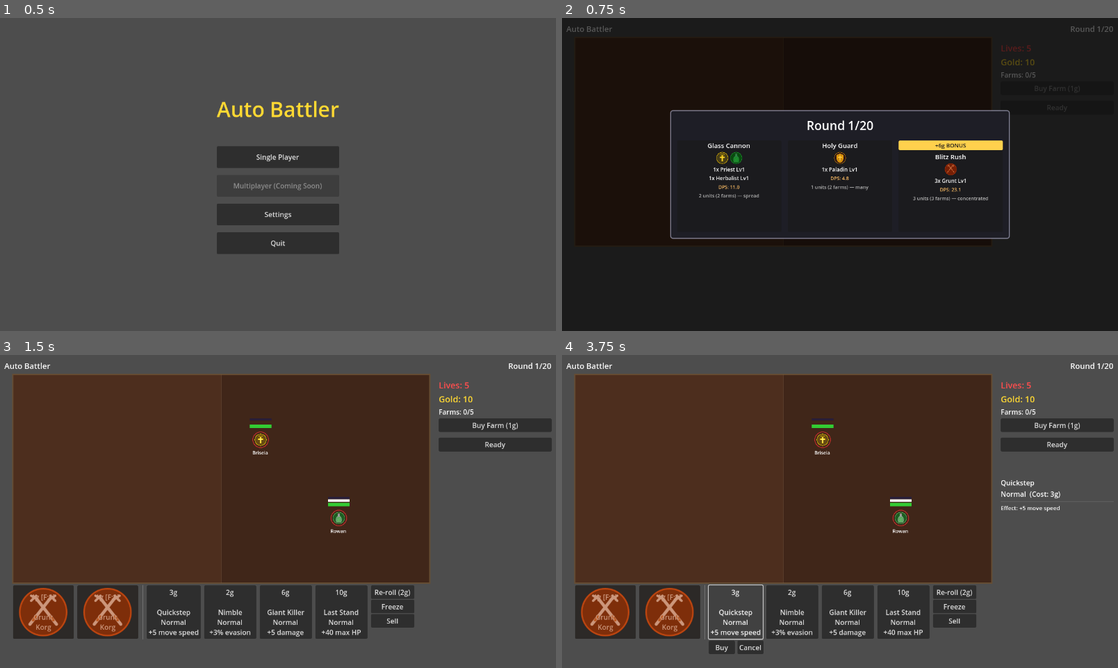
Above: before the commit, frames 1-4 (two rows, left to right).
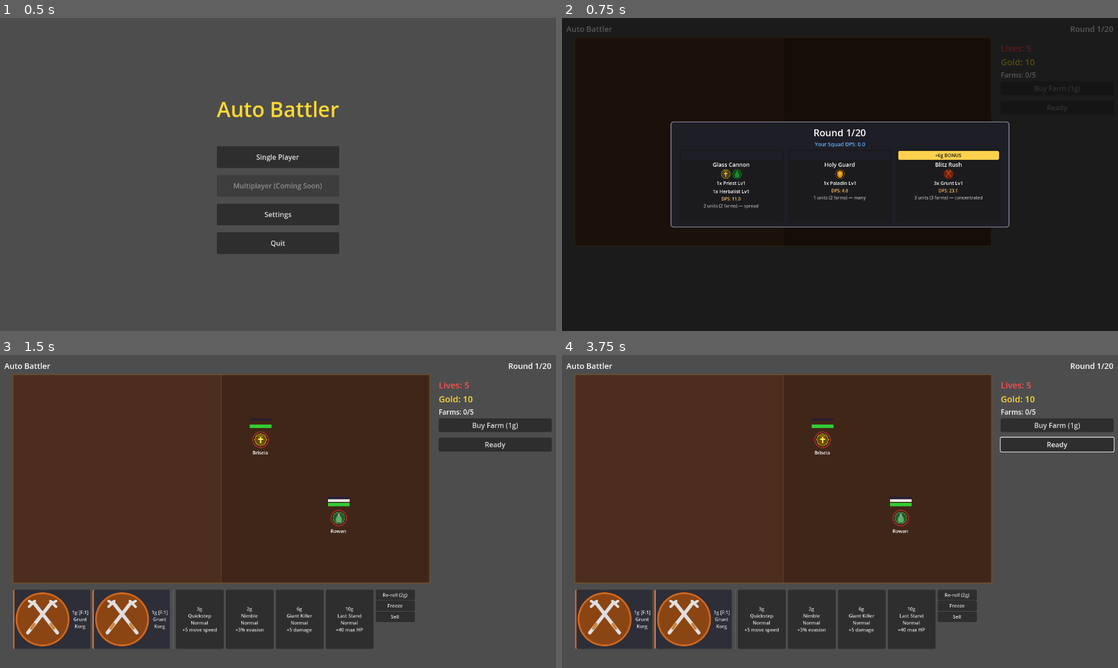
Above: after the commit, the same moments.

Repository: MarcelineVPQ/auto_battler
Game: Godot game, scene res://scenes/menu/main_menu.tscn
The game is run twice, just before and just after one commit, with the same random seed, the same clock (stepped at 60 frames per second) and the same inputs. The engine's default icon, where the game draws it, is replaced by a stand-in: a white triangle on a blue panel in a dark square.
Inputs (mouse positions are in pixels of both pictures, inside the frame that each line leads up to):
- Up to frame 1 (0.5 s): no input
- Up to frame 2 (0.75 s): click "Single Player" at 0.5 s
- Up to frame 3 (1.5 s): click (166, 524) at 1.27 s
- Up to frame 4 (3.75 s): click "Ready" at 2 s; click "Ready" at 2.75 s; click (734, 611) at 3.5 s, where only the run before the commit has a clickable "3g Quickstep Normal +5 move s…"

Frame 1 is identical in both runs. In frame 2, 6.8% of the frame differs, in the area x 19-81%, y 29-71%; in frame 3, 7.3%; in frame 4, 7.5%, in the area x 2-100%, y 26-96%.

Commit message:
Improve wave select UI fit and shop readability
- Compact wave panel: smaller fonts, margins, and spacing to prevent overflow
- Add squad DPS display on wave select screen
- Align wave cards with matching spacer bar for non-bonus cards
- Fix combat log text wrapping and width overflow
- Shrink shop bar buttons and font sizes for better fit
- Replace hero card color tinting with styled left border accent

Co-Authored-By: Claude Opus 4.6 <noreply@anthropic.com>

Diff:
--- a/scripts/main.gd
+++ b/scripts/main.gd
@@ -136,6 +136,7 @@
 var wave_overlay: ColorRect
 var wave_panel: PanelContainer
 var wave_title: Label
+var wave_dps_label: Label
 var wave_cards_container: HBoxContainer
 var wave_options: Array[Dictionary] = []
 var _pending_bonus_gold: int = 0
@@ -251,7 +252,7 @@
 	# DPS panel — live team DPS readout below strength bar
 	dps_panel = HBoxContainer.new()
 	dps_panel.position = Vector2(55, 52)
-	dps_panel.custom_minimum_size = Vector2(960, 20)
+	dps_panel.custom_minimum_size = Vector2(900, 20)
 	dps_panel.add_theme_constant_override("separation", 0)
 	dps_panel.mouse_filter = Control.MOUSE_FILTER_IGNORE
 	ui_layer.add_child(dps_panel)
@@ -276,17 +277,18 @@
 
 	# Combat log — scrolling text at bottom-right
 	combat_log_scroll = ScrollContainer.new()
-	combat_log_scroll.position = Vector2(1010, 440)
-	combat_log_scroll.custom_minimum_size = Vector2(260, 160)
-	combat_log_scroll.size = Vector2(260, 160)
+	combat_log_scroll.position = Vector2(970, 440)
+	combat_log_scroll.custom_minimum_size = Vector2(250, 160)
+	combat_log_scroll.size = Vector2(250, 160)
 	ui_layer.add_child(combat_log_scroll)
 
 	combat_log = RichTextLabel.new()
 	combat_log.bbcode_enabled = true
 	combat_log.fit_content = true
-	combat_log.custom_minimum_size = Vector2(260, 0)
+	combat_log.autowrap_mode = TextServer.AUTOWRAP_WORD_SMART
+	combat_log.custom_minimum_size = Vector2(250, 0)
 	combat_log.scroll_active = false
-	combat_log.add_theme_font_size_override("normal_font_size", 11)
+	combat_log.add_theme_font_size_override("normal_font_size", 10)
 	combat_log_scroll.add_child(combat_log)
 
 	combat_log_scroll.visible = false
@@ -344,27 +346,34 @@
 	wave_overlay.add_child(center)
 
 	wave_panel = PanelContainer.new()
-	wave_panel.custom_minimum_size = Vector2(780, 260)
+	wave_panel.custom_minimum_size = Vector2(780, 0)
+	wave_panel.size_flags_vertical = Control.SIZE_SHRINK_CENTER
 	var panel_style := StyleBoxFlat.new()
 	panel_style.bg_color = Color(0.12, 0.12, 0.15, 1.0)
 	panel_style.border_color = Color(0.6, 0.6, 0.7, 0.8)
 	panel_style.set_border_width_all(2)
 	panel_style.set_corner_radius_all(6)
-	panel_style.set_content_margin_all(16)
+	panel_style.set_content_margin_all(10)
 	wave_panel.add_theme_stylebox_override("panel", panel_style)
 	center.add_child(wave_panel)
 
 	var vbox := VBoxContainer.new()
-	vbox.add_theme_constant_override("separation", 15)
+	vbox.add_theme_constant_override("separation", 3)
 	wave_panel.add_child(vbox)
 
 	wave_title = Label.new()
 	wave_title.horizontal_alignment = HORIZONTAL_ALIGNMENT_CENTER
-	wave_title.add_theme_font_size_override("font_size", 28)
+	wave_title.add_theme_font_size_override("font_size", 22)
 	vbox.add_child(wave_title)
 
+	wave_dps_label = Label.new()
+	wave_dps_label.horizontal_alignment = HORIZONTAL_ALIGNMENT_CENTER
+	wave_dps_label.add_theme_font_size_override("font_size", 12)
+	wave_dps_label.add_theme_color_override("font_color", Color(0.4, 0.7, 1.0))
+	vbox.add_child(wave_dps_label)
+
 	wave_cards_container = HBoxContainer.new()
-	wave_cards_container.add_theme_constant_override("separation", 15)
+	wave_cards_container.add_theme_constant_override("separation", 10)
 	wave_cards_container.alignment = BoxContainer.ALIGNMENT_CENTER
 	vbox.add_child(wave_cards_container)
 
@@ -373,13 +382,23 @@
 func _show_wave_select() -> void:
 	wave_options = _generate_wave_options()
 	wave_title.text = "Round %d/%d" % [GameManager.current_round, GameManager.MAX_ROUNDS]
+	wave_dps_label.text = "Your Squad DPS: %.1f" % _get_squad_dps()
 	_populate_wave_cards()
 	wave_overlay.visible = true
 
 func _show_wave_select_rematch() -> void:
 	wave_title.text = "Round %d/%d — Rematch" % [GameManager.current_round, GameManager.MAX_ROUNDS]
+	wave_dps_label.text = "Your Squad DPS: %.1f" % _get_squad_dps()
 	_populate_wave_cards()
 	wave_overlay.visible = true
+
+func _get_squad_dps() -> float:
+	var total := 0.0
+	for entry in player_squad:
+		if entry.has("stats"):
+			var s: Dictionary = entry.stats
+			total += s.get("damage", 0) * s.get("attacks_per_second", 0.5)
+	return total
 
 func _populate_wave_cards() -> void:
 	for child in wave_cards_container.get_children():
@@ -388,20 +407,28 @@
 	for i in range(3):
 		var wave: Dictionary = wave_options[i]
 		var btn := Button.new()
-		btn.custom_minimum_size = Vector2(240, 210)
+		btn.custom_minimum_size = Vector2(240, 170)
+
+		# Margin wrapper so the card content sizes the button
+		var margin := MarginContainer.new()
+		margin.add_theme_constant_override("margin_top", 4)
+		margin.add_theme_constant_override("margin_bottom", 8)
+		margin.add_theme_constant_override("margin_left", 4)
+		margin.add_theme_constant_override("margin_right", 4)
+		margin.mouse_filter = Control.MOUSE_FILTER_IGNORE
+		margin.set_anchors_and_offsets_preset(Control.PRESET_FULL_RECT)
 
 		var card := VBoxContainer.new()
-		card.add_theme_constant_override("separation", 4)
+		card.add_theme_constant_override("separation", 2)
 		card.mouse_filter = Control.MOUSE_FILTER_IGNORE
-		card.set_anchors_and_offsets_preset(Control.PRESET_FULL_RECT)
-
-		# Gold bonus banner (3rd card)
+
+		# Gold bonus banner (3rd card) — all cards reserve the same row height
 		var bonus_gold: int = wave.get("bonus_gold", 0)
 		if bonus_gold > 0:
 			var banner := Label.new()
 			banner.text = "+%dg BONUS" % bonus_gold
 			banner.horizontal_alignment = HORIZONTAL_ALIGNMENT_CENTER
-			banner.add_theme_font_size_override("font_size", 13)
+			banner.add_theme_font_size_override("font_size", 11)
 			banner.add_theme_color_override("font_color", Color(0.1, 0.1, 0.1))
 			banner.mouse_filter = Control.MOUSE_FILTER_IGNORE
 			var banner_bg := PanelContainer.new()
@@ -413,12 +440,28 @@
 			banner_bg.mouse_filter = Control.MOUSE_FILTER_IGNORE
 			banner_bg.add_child(banner)
 			card.add_child(banner_bg)
+		else:
+			# Dark grey bar matching the gold banner size so everything aligns
+			var spacer_label := Label.new()
+			spacer_label.text = " "
+			spacer_label.horizontal_alignment = HORIZONTAL_ALIGNMENT_CENTER
+			spacer_label.add_theme_font_size_override("font_size", 11)
+			spacer_label.mouse_filter = Control.MOUSE_FILTER_IGNORE
+			var spacer_bg := PanelContainer.new()
+			var sp_style := StyleBoxFlat.new()
+			sp_style.bg_color = Color(0.12, 0.12, 0.15)
+			sp_style.set_corner_radius_all(3)
+			sp_style.set_content_margin_all(2)
+			spacer_bg.add_theme_stylebox_override("panel", sp_style)
+			spacer_bg.mouse_filter = Control.MOUSE_FILTER_IGNORE
+			spacer_bg.add_child(spacer_label)
+			card.add_child(spacer_bg)
 
 		# Strategy title
 		var title := Label.new()
 		title.text = wave.name
 		title.horizontal_alignment = HORIZONTAL_ALIGNMENT_CENTER
-		title.add_theme_font_size_override("font_size", 15)
+		title.add_theme_font_size_override("font_size", 13)
 		title.mouse_filter = Control.MOUSE_FILTER_IGNORE
 		card.add_child(title)
 
@@ -437,7 +480,7 @@
 			if data.texture:
 				var tex := TextureRect.new()
 				tex.texture = data.texture
-				tex.custom_minimum_size = Vector2(28, 28)
+				tex.custom_minimum_size = Vector2(22, 22)
 				tex.stretch_mode = TextureRect.STRETCH_KEEP_ASPECT_CENTERED
 				tex.expand_mode = TextureRect.EXPAND_FIT_WIDTH_PROPORTIONAL
 				tex.modulate = CLASS_COLORS.get(data.unit_class, Color.WHITE)
@@ -449,7 +492,7 @@
 		var comp := Label.new()
 		comp.text = wave.enemy_text
 		comp.horizontal_alignment = HORIZONTAL_ALIGNMENT_CENTER
-		comp.add_theme_font_size_override("font_size", 12)
+		comp.add_theme_font_size_override("font_size", 11)
 		comp.mouse_filter = Control.MOUSE_FILTER_IGNORE
 		card.add_child(comp)
 
@@ -484,7 +527,7 @@
 		var dps_label := Label.new()
 		dps_label.text = "DPS: %.1f" % total_dps
 		dps_label.horizontal_alignment = HORIZONTAL_ALIGNMENT_CENTER
-		dps_label.add_theme_font_size_override("font_size", 11)
+		dps_label.add_theme_font_size_override("font_size", 10)
 		dps_label.add_theme_color_override("font_color", Color(1.0, 0.75, 0.4))
 		dps_label.mouse_filter = Control.MOUSE_FILTER_IGNORE
 		card.add_child(dps_label)
@@ -493,12 +536,13 @@
 		var summary := Label.new()
 		summary.text = "%d units (%d farms) — %s" % [wave.total_units, wave.total_farms, wave.strategy]
 		summary.horizontal_alignment = HORIZONTAL_ALIGNMENT_CENTER
-		summary.add_theme_font_size_override("font_size", 11)
+		summary.add_theme_font_size_override("font_size", 10)
 		summary.add_theme_color_override("font_color", Color(0.7, 0.7, 0.7))
 		summary.mouse_filter = Control.MOUSE_FILTER_IGNORE
 		card.add_child(summary)
 
-		btn.add_child(card)
+		margin.add_child(card)
+		btn.add_child(margin)
 		var idx := i
 		btn.pressed.connect(func(): _on_wave_selected(idx))
 		wave_cards_container.add_child(btn)
@@ -623,16 +667,17 @@
 
 func _build_shop_bar() -> void:
 	shop_bar = HBoxContainer.new()
-	shop_bar.position = Vector2(30, 530)
-	shop_bar.add_theme_constant_override("separation", 8)
+	shop_bar.position = Vector2(30, 540)
+	shop_bar.add_theme_constant_override("separation", 5)
 	ui_layer.add_child(shop_bar)
 
 	for i in range(HERO_SHOP_SLOTS + UPGRADE_SHOP_SLOTS):
 		var btn := Button.new()
 		if i < HERO_SHOP_SLOTS:
-			btn.custom_minimum_size = Vector2(140, 90)
+			btn.custom_minimum_size = Vector2(130, 62)
 		else:
-			btn.custom_minimum_size = Vector2(120, 90)
+			btn.custom_minimum_size = Vector2(110, 62)
+		btn.add_theme_font_size_override("font_size", 11)
 		var idx := i
 		btn.pressed.connect(func(): _on_shop_card_pressed(idx))
 		shop_bar.add_child(btn)
@@ -645,27 +690,30 @@
 
 	# Action buttons — appended to end of shop bar
 	action_bar = VBoxContainer.new()
-	action_bar.custom_minimum_size = Vector2(100, 0)
-	action_bar.add_theme_constant_override("separation", 2)
+	action_bar.custom_minimum_size = Vector2(90, 0)
+	action_bar.add_theme_constant_override("separation", 1)
 	shop_bar.add_child(action_bar)
 
 	reroll_button = Button.new()
 	reroll_button.size_flags_horizontal = Control.SIZE_EXPAND_FILL
-	reroll_button.custom_minimum_size = Vector2(0, 28)
+	reroll_button.custom_minimum_size = Vector2(0, 20)
+	reroll_button.add_theme_font_size_override("font_size", 11)
 	reroll_button.text = "Re-roll (%dg)" % GameManager.REROLL_COST
 	reroll_button.pressed.connect(_on_reroll_pressed)
 	action_bar.add_child(reroll_button)
 
 	freeze_button = Button.new()
 	freeze_button.size_flags_horizontal = Control.SIZE_EXPAND_FILL
-	freeze_button.custom_minimum_size = Vector2(0, 28)
+	freeze_button.custom_minimum_size = Vector2(0, 20)
+	freeze_button.add_theme_font_size_override("font_size", 11)
 	freeze_button.text = "Freeze"
 	freeze_button.pressed.connect(_on_freeze_pressed)
 	action_bar.add_child(freeze_button)
 
 	sell_button = Button.new()
 	sell_button.size_flags_horizontal = Control.SIZE_EXPAND_FILL
-	sell_button.custom_minimum_size = Vector2(0, 28)
+	sell_button.custom_minimum_size = Vector2(0, 20)
+	sell_button.add_theme_font_size_override("font_size", 11)
 	sell_button.text = "Sell"
 	sell_button.pressed.connect(_on_sell_pressed)
 	action_bar.add_child(sell_button)
@@ -678,13 +726,15 @@
 
 	buy_button = Button.new()
 	buy_button.text = "Buy"
-	buy_button.custom_minimum_size = Vector2(60, 30)
+	buy_button.custom_minimum_size = Vector2(50, 22)
+	buy_button.add_theme_font_size_override("font_size", 11)
 	buy_button.pressed.connect(_confirm_shop_purchase)
 	shop_confirm_bar.add_child(buy_button)
 
 	cancel_button = Button.new()
 	cancel_button.text = "Cancel"
-	cancel_button.custom_minimum_size = Vector2(60, 30)
+	cancel_button.custom_minimum_size = Vector2(50, 22)
+	cancel_button.add_theme_font_size_override("font_size", 11)
 	cancel_button.pressed.connect(_cancel_shop_selection)
 	shop_confirm_bar.add_child(cancel_button)
 
@@ -714,29 +764,36 @@
 		var btn: Button = shop_buttons[i]
 		btn.modulate = Color(1, 1, 1)
 		btn.icon = null
+		# Reset any custom style overrides
+		btn.remove_theme_stylebox_override("normal")
 		if slot.sold:
 			btn.text = "SOLD"
 			btn.disabled = true
 		elif slot.type == "hero":
 			var data: UnitData = slot.data
-			var label := "%dg [F:%d]\n\n%s\n%s" % [data.farm_cost, data.pop_cost, data.unit_class, data.unit_name]
+			var cls_color: Color = CLASS_COLORS.get(data.unit_class, Color.WHITE)
+			var label := "%dg [F:%d]\n%s\n%s" % [data.farm_cost, data.pop_cost, data.unit_class, data.unit_name]
 			if _find_player_unit_by_class(data.unit_class):
-				label += "\n\nAuto: Use as EXP\n(Shift: new copy)"
+				label += "\nMerge as EXP"
 			btn.text = label
 			btn.disabled = false
-			# Hero icon and class color tint
+			# Hero icon (small, left-aligned)
 			if data.texture:
 				btn.icon = data.texture
-				btn.icon_alignment = HORIZONTAL_ALIGNMENT_CENTER
-				btn.expand_icon = true
-			var cls_color: Color = CLASS_COLORS.get(data.unit_class, Color.WHITE)
-			btn.modulate = cls_color.lightened(0.4)
+			# Colored left border accent
+			var hero_style := StyleBoxFlat.new()
+			hero_style.bg_color = Color(0.18, 0.18, 0.22)
+			hero_style.border_color = cls_color
+			hero_style.border_width_left = 3
+			hero_style.set_corner_radius_all(3)
+			hero_style.set_content_margin_all(4)
+			btn.add_theme_stylebox_override("normal", hero_style)
 		else:
 			var upgrade: Dictionary = slot.data
 			var class_text := ""
 			if upgrade.has("class_req"):
 				class_text = "\n(%s only)" % upgrade.class_req
-			btn.text = "%dg\n\n%s\n%s\n%s%s" % [upgrade.cost, upgrade.name, upgrade.rarity, upgrade.desc, class_text]
+			btn.text = "%dg\n%s\n%s\n%s%s" % [upgrade.cost, upgrade.name, upgrade.rarity, upgrade.desc, class_text]
 			btn.disabled = false
 			if upgrade.rarity == "Rare":
 				btn.modulate = Color(0.85, 0.6, 1.0)
